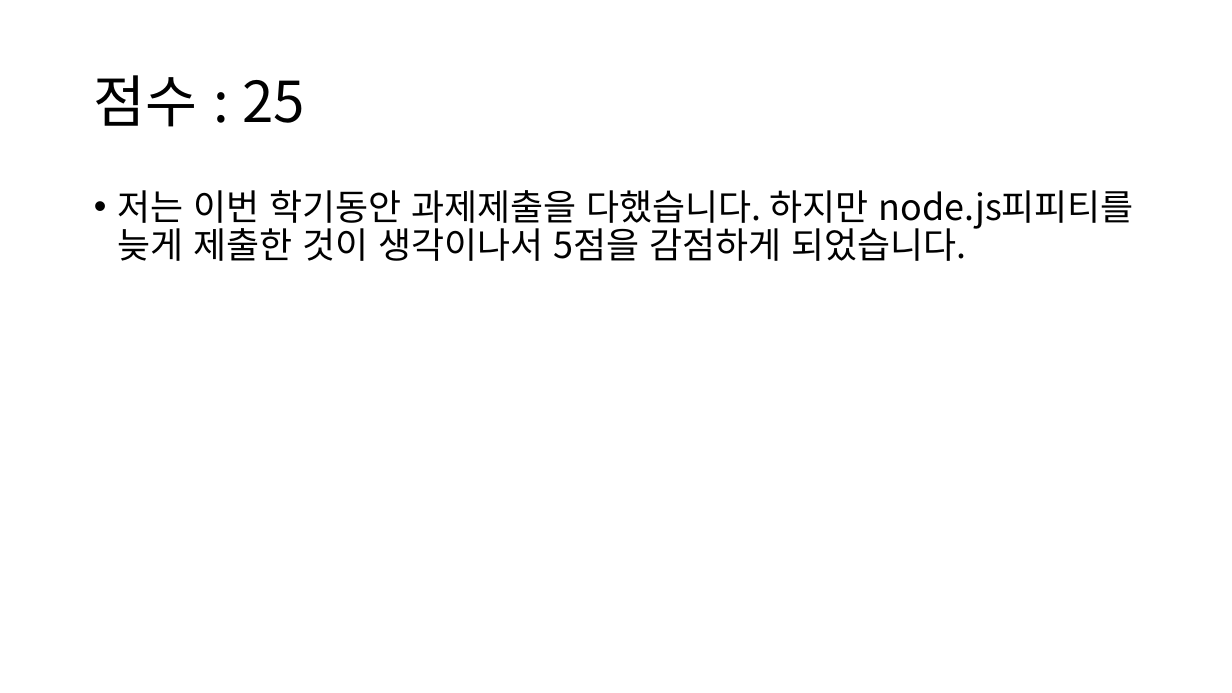
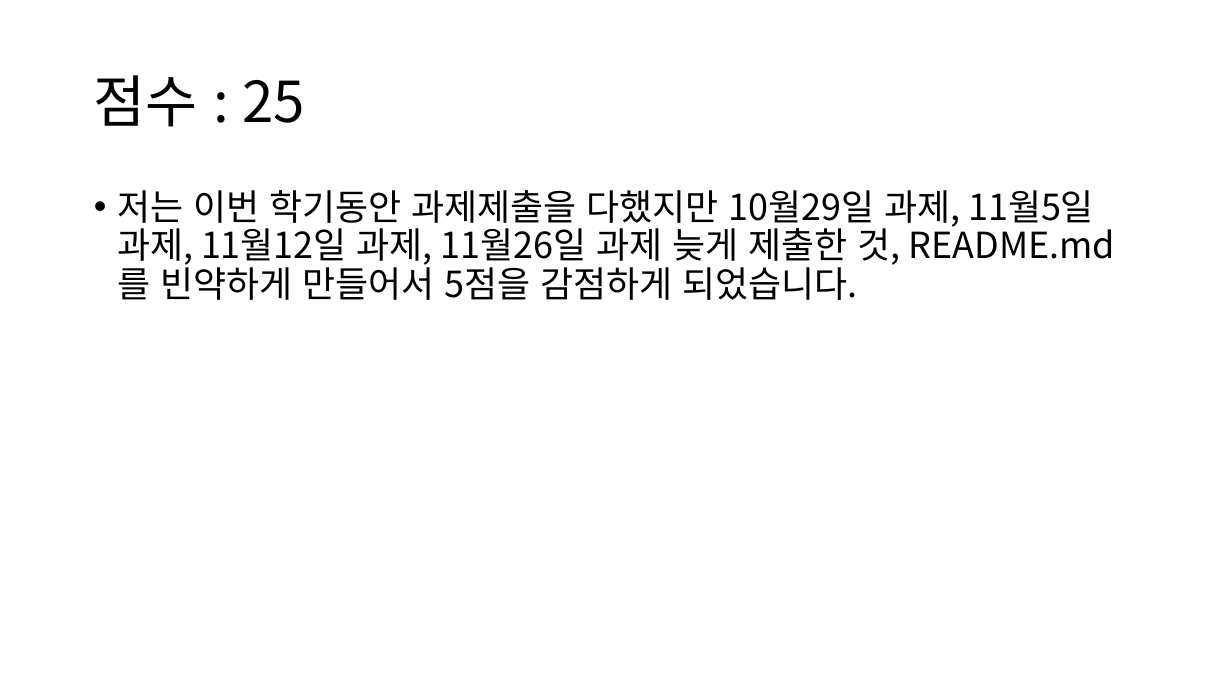
Before and after one commit to qkrtkdals962/ks-webpgm, a slide deck: slide 5 of 웹 프로그래밍.pptx (slide 9 before the commit). Drawn at 1232x693 pixels with LibreOffice and Linux fonts; fonts in the diff are those of the drawing. Boxes give left, top, right and bottom in pixels: in the first picture for what was removed or moved away, otherwise in the second. Text is boxed around its words. In the diff, an @@ line names an element or a change of style, - is before the commit and + after.

```diff
--- a/웹 프로그래밍.pptx
+++ b/웹 프로그래밍.pptx
@@ text at [117, 190, 1115, 300]: text changed @@
-• 저는 이번 학기동안 과제제출을 다했습니다. 하지만 node.js피피티를 늦게 제출한 것이 생각이나서 5점을 감점하게 되었습니다.
+• 저는 이번 학기동안 과제제출을 다했지만 10월29일 과제, 11월5일 과제, 11월12일 과제, 11월26일 과제 늦게 제출한 것, README.md를 빈약하게 만들어서 5점을 감점하게 되었습니다.
```
Also in this commit, not shown: 3 slides added, 7 slides removed, 19 other files.
